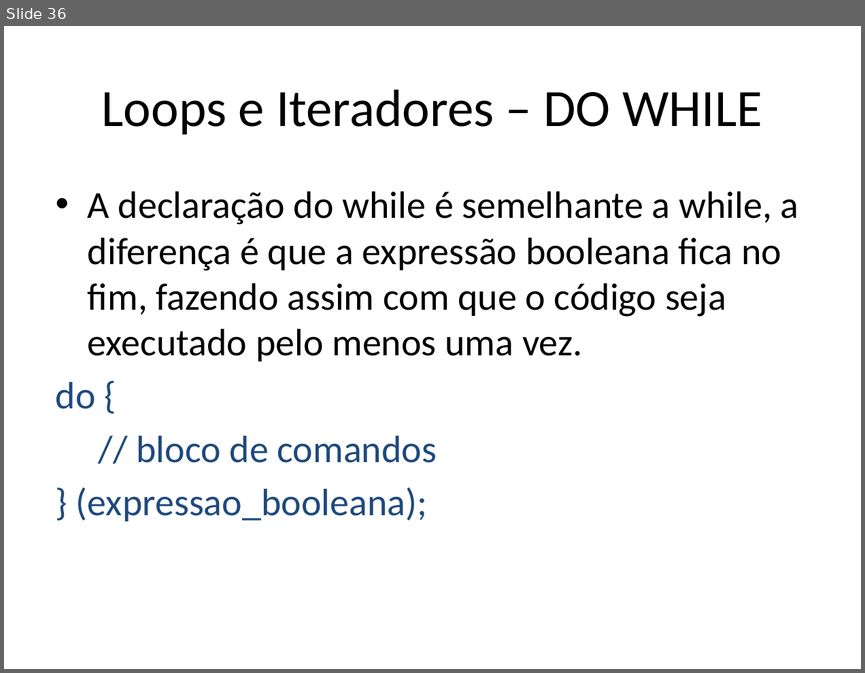
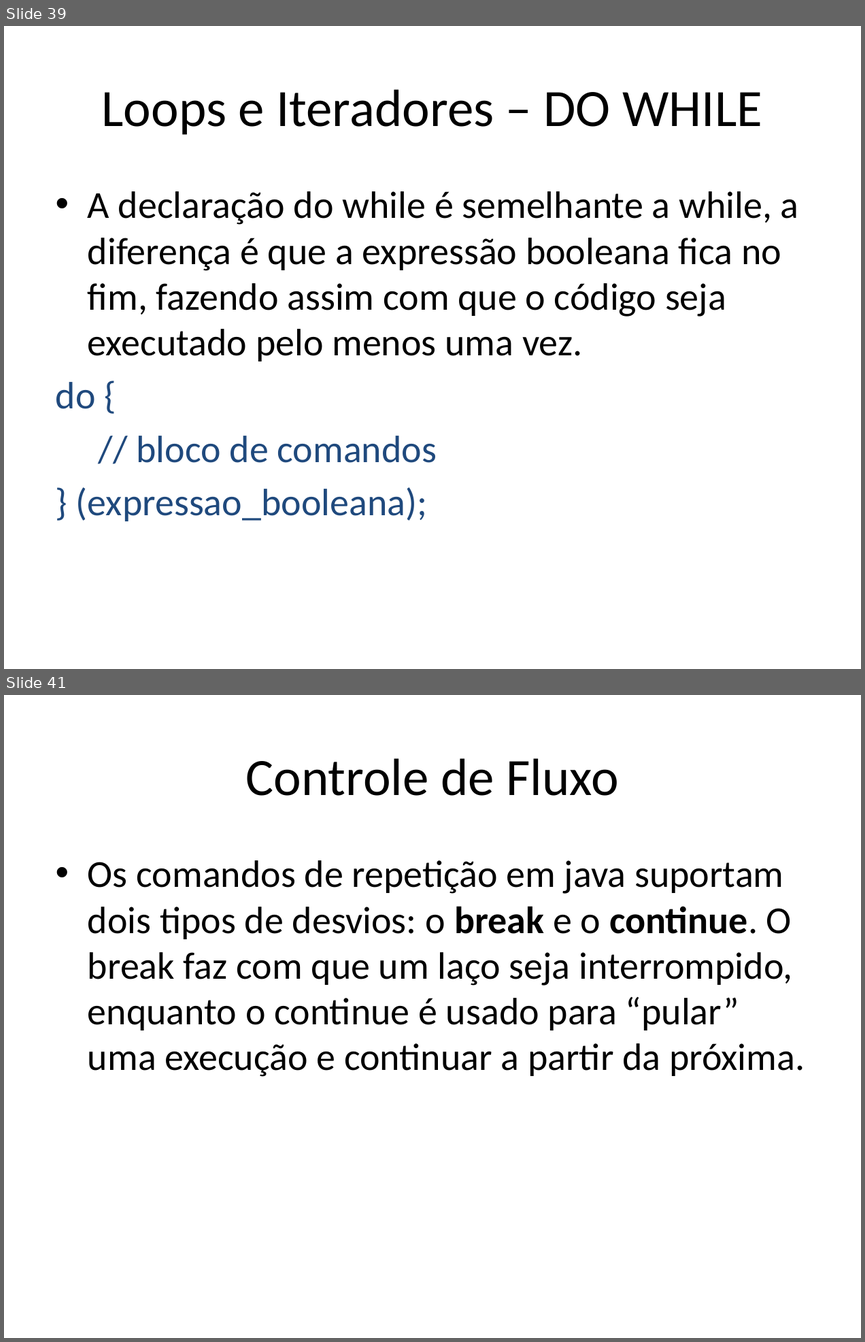
Before and after one commit to renanlessa/CursoJava, a slide deck: Documentos/Curso Java.pptx. Shown one above the other, each under a label of ours: slide 36 before the commit, slides 39 and 41 after it; the slides between them are not shown. The pictures are 865x673 and 865x1342 pixels, drawn with LibreOffice and Linux fonts; fonts in the diff are those of the drawing. Boxes give left, top, right and bottom in pixels: in the first picture for what was removed or moved away, otherwise in the second. Text is boxed around its words. In the diff, an @@ line names an element or a change of style, - is before the commit and + after.

```diff
--- a/Documentos/Curso Java.pptx
+++ b/Documentos/Curso Java.pptx
@@ slide 41 added at [4, 695, 861, 1338], background #FFFFFF @@
@@ title added at [246, 758, 618, 796], 44 pt, text #000000 @@
+Controle de Fluxo
@@ text added at [88, 860, 804, 1076], 32 pt, text #000000 @@
+• Os comandos de repetição em java suportam dois tipos de desvios: o break e o continue. O break faz com que um laço seja interrompido, enquanto o continue é usado para “pular” uma execução e continuar a partir da próxima.
@@ what was slide 36 is now slide 39 @@
```
Also in this commit, not shown: 12 other slides added, 44 other files.
